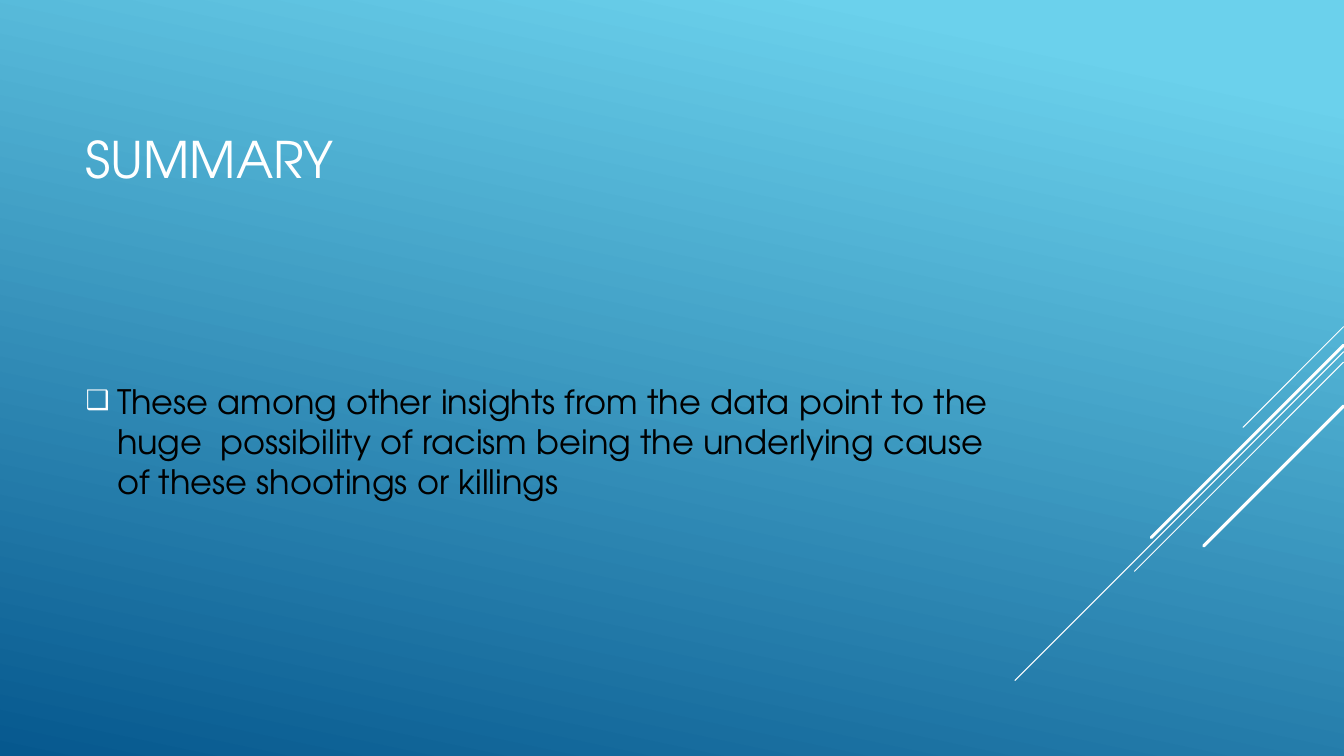
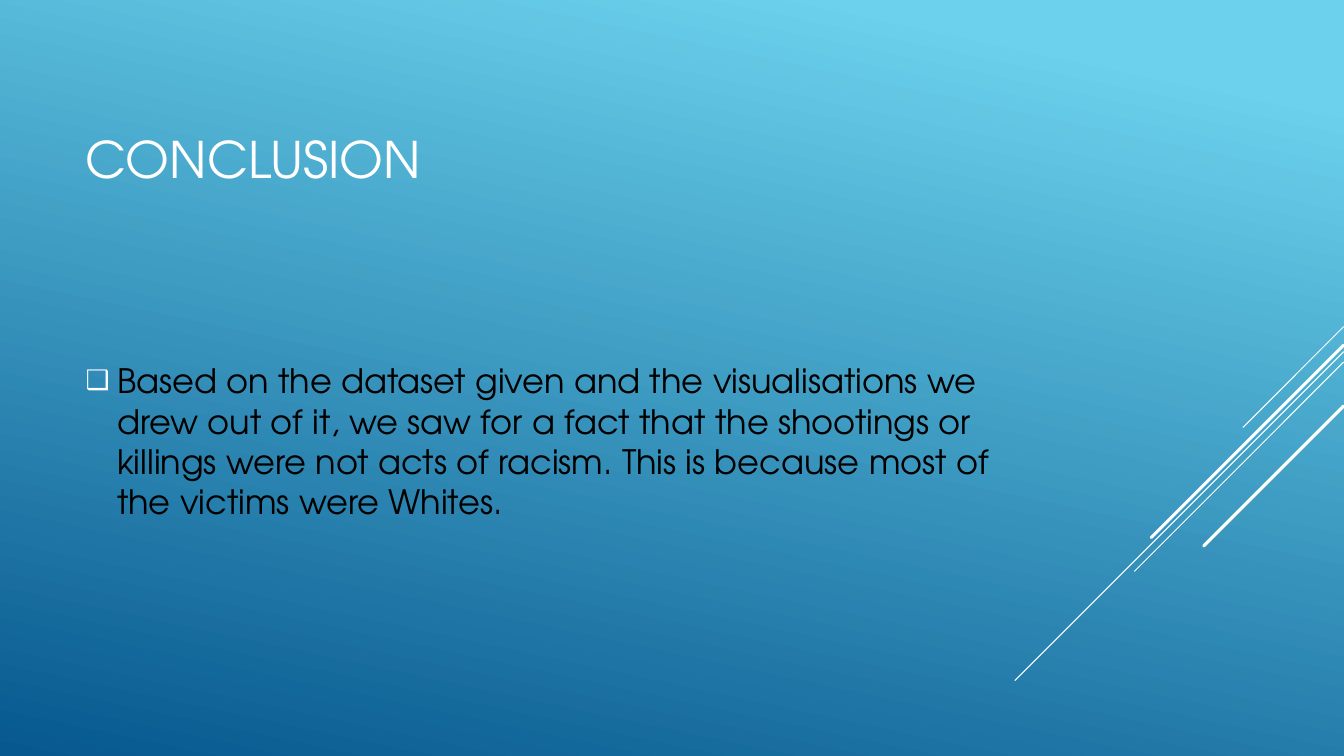
Before and after one commit to bkantwi/shootings, a slide deck: slide 21 of shootingsPresentation.pptx. Drawn at 1344x756 pixels with LibreOffice and Linux fonts; fonts in the diff are those of the drawing. Boxes give left, top, right and bottom in pixels: in the first picture for what was removed or moved away, otherwise in the second. Text is boxed around its words. In the diff, an @@ line names an element or a change of style, - is before the commit and + after.

```diff
--- a/shootingsPresentation.pptx
+++ b/shootingsPresentation.pptx
@@ title at [86, 140, 421, 179]: text changed @@
-SUMMARY
+CONCLUSION
@@ text at [117, 368, 990, 515]: text changed @@
-❑ These among other insights from the data point to the huge possibility of racism being the underlying cause of these shootings or killings
+❑ Based on the dataset given and the visualisations we drew out of it, we saw for a fact that the shootings or killings were not acts of racism. This is because most of the victims were Whites.
```
Also in this commit, not shown: 1 other file.
